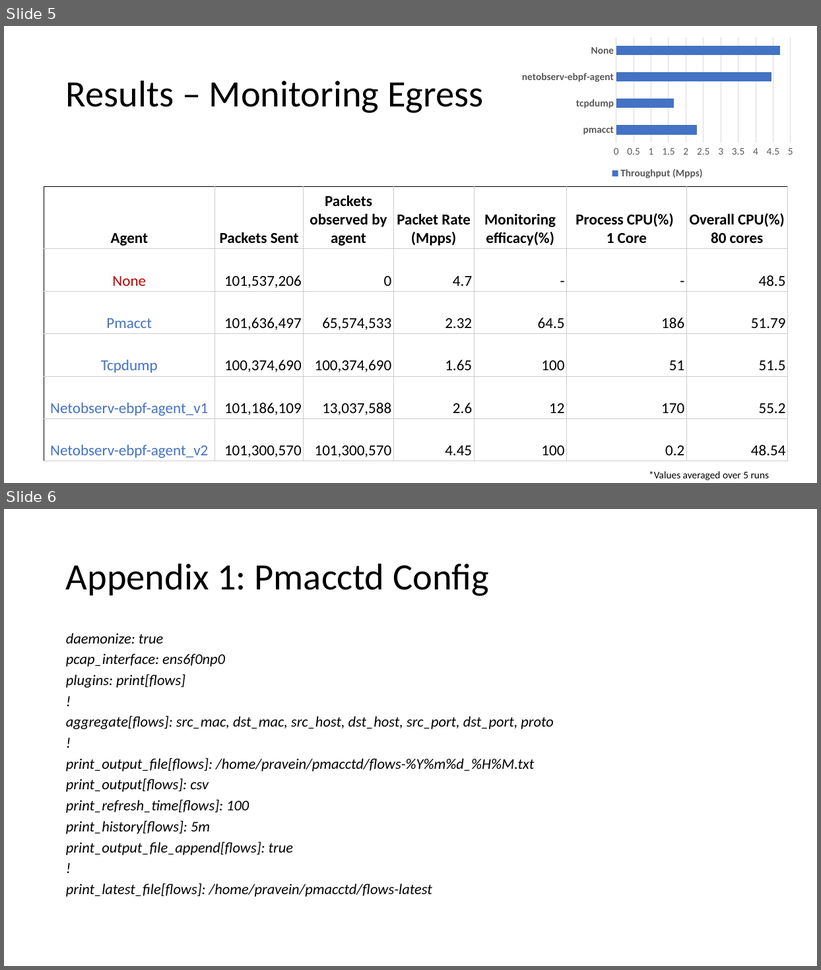
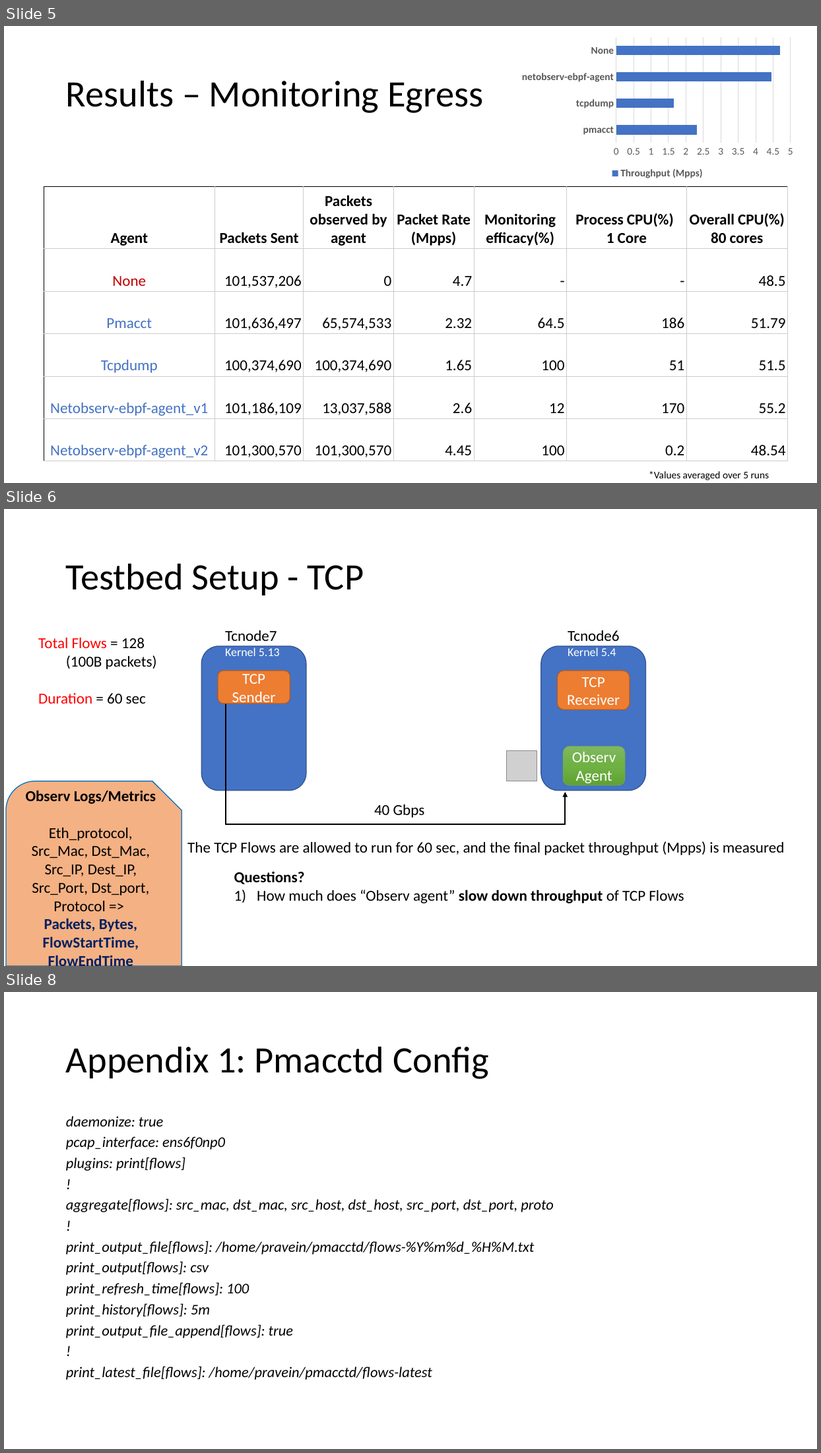
Before and after one commit to netobserv/netobserv-ebpf-agent, a slide deck: docs/measurements.pptx. Shown one above the other, each under a label of ours: slides 5 and 6 before the commit, slides 5, 6 and 8 after it; the slides between them are not shown. The pictures are 821x970 and 821x1453 pixels, drawn with LibreOffice and Linux fonts; fonts in the diff are those of the drawing; grey boxes stand for pictures. Boxes give left, top, right and bottom in pixels: in the first picture for what was removed or moved away, otherwise in the second. Text is boxed around its words. In the diff, an @@ line names an element or a change of style, - is before the commit and + after.

```diff
--- a/docs/measurements.pptx
+++ b/docs/measurements.pptx
@@ slide 6 added at [4,509,817,966], background #FFFFFF @@
@@ title added at [66,563,364,595], 44 pt, text #000000 @@
+Testbed Setup - TCP
@@ text added at [38,638,157,704], 18 pt, text #000000 @@
+Total Flows = 128
+(100B packets)
+Duration = 60 sec
@@ rounded rectangle added at [201,646,306,791], fill #4472C4, outline #325491 1 pt @@
@@ text added at [225,630,280,656], 14 pt, text #FFFFFF @@
+Tcnode7
+Kernel 5.13
@@ rounded rectangle added at [541,646,646,791], fill #4472C4, outline #325491 1 pt @@
@@ text added at [568,630,620,656], 14 pt, text #FFFFFF @@
+Tcnode6
+Kernel 5.4
@@ rounded rectangle added at [218,671,290,704], fill #ED7D31, outline #AF5C24 1 pt, 18 pt, text #FFFFFF @@
+TCP Sender
@@ rounded rectangle added at [557,671,629,710], fill #ED7D31, outline #AF5C24 1 pt, 18 pt, text #FFFFFF @@
+TCP
+Receiver
@@ elbow arrow added from (225, 695) to (565, 792), #000000 1.5 pt @@
@@ picture added at [507,751,537,782] @@
@@ rounded rectangle added at [564,747,626,786], fill gradient #81B861 to #6FB242 to #62A336, outline #70AD47 0.5 pt, 18 pt, text #FFFFFF @@
+Observ Agent
@@ snip round rect added at [6,782,182,966], fill #F4B183, outline #0070C0 1 pt, 18 pt, text #000000 @@
+Observ Logs/Metrics
+Eth_protocol, Src_Mac, Dst_Mac, Src_IP, Dest_IP, Src_Port, Dst_port, Protocol =>
+Packets, Bytes, FlowStartTime, FlowEndTime
@@ text added at [374,805,425,818], 18 pt, text #000000 @@
+40 Gbps
@@ text added at [187,842,785,855], 18 pt, text #000000 @@
+The TCP Flows are allowed to run for 60 sec, and the final packet throughput (Mpps) is measured
@@ text added at [234,872,684,904], 18 pt, text #000000 @@
+Questions?
+1) How much does “Observ agent” slow down throughput of TCP Flows
@@ what was slide 6 is now slide 8 @@
```
Also in this commit, not shown: 1 other slide added.
